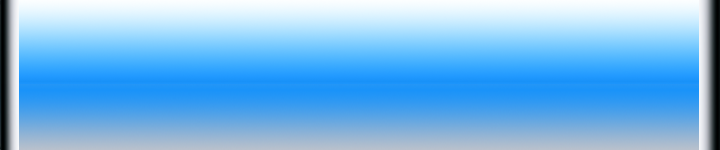
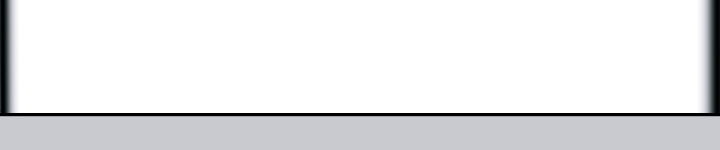
Before/after of a 720 × 150 layered artwork. What changed in the layer stack:
added layer "Shape 2" above "Shape 1" over (0, 116, 720, 150)
added layer "Shape 1" above "Layer 2" over (0, 113, 720, 119)
moved "Layer 2" above "Layer 1", painted on it over (0, 0, 699, 113)
removed layer "Layer 4" over (0, 0, 720, 150)
painted on "Layer 1" over (0, 3, 19, 150)
removed layer "Layer 3" over (699, 113, 720, 150)
added layer "Shape 3" over (0, 0, 720, 119)
